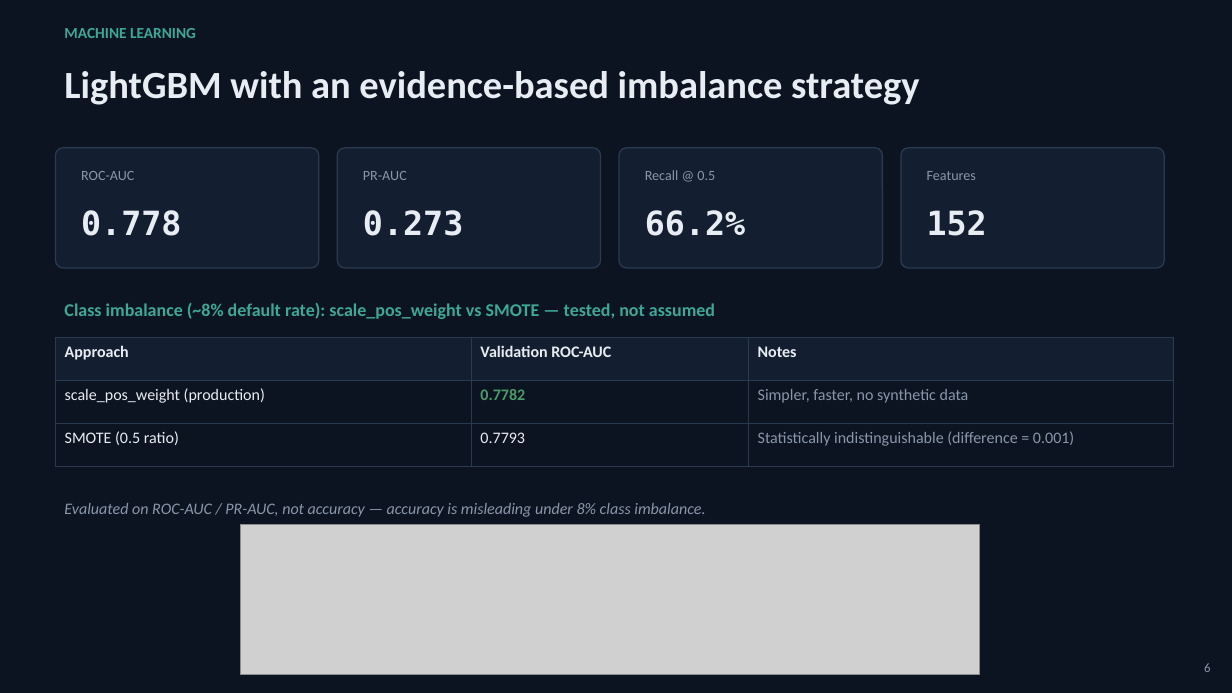
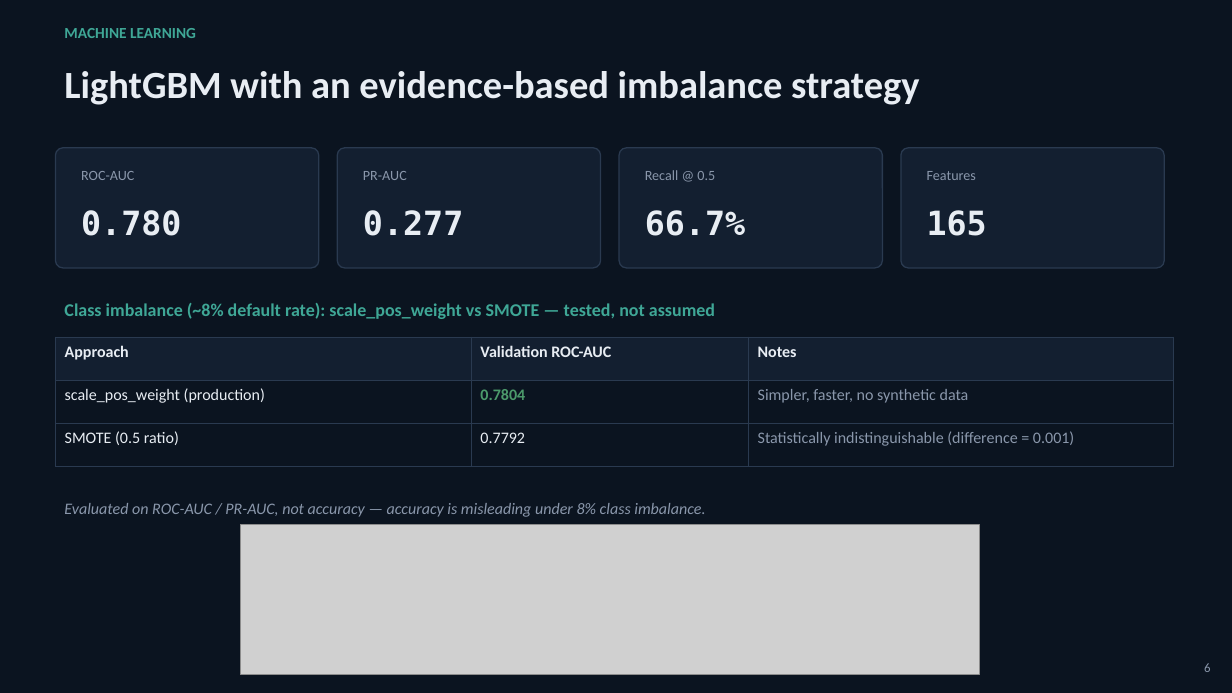
Before and after one commit to malavika-krishna24/credit-risk-platform, a slide deck: slide 6 of documents/Credit_Risk_Platform_Presentation.pptx. Drawn at 1232x693 pixels with LibreOffice and Linux fonts; fonts in the diff are those of the drawing; grey boxes stand for pictures. Boxes give left, top, right and bottom in pixels: in the first picture for what was removed or moved away, otherwise in the second. Text is boxed around its words. In the diff, an @@ line names an element or a change of style, - is before the commit and + after.

```diff
--- a/documents/Credit_Risk_Platform_Presentation.pptx
+++ b/documents/Credit_Risk_Platform_Presentation.pptx
@@ text at <box>81,210,181,236</box>: text changed @@
-0.778
+0.780
@@ text at <box>363,210,463,236</box>: text changed @@
-0.273
+0.277
@@ text at <box>645,210,745,236</box>: text changed @@
-66.2%
+66.7%
@@ text at <box>927,210,987,236</box>: text changed @@
-152
+165
@@ table at <box>55,337,1174,467</box> @@
-row 2, column 2: 0.7782
+row 2, column 2: 0.7804
-row 3, column 2: 0.7793
+row 3, column 2: 0.7792
```
Also in this commit, not shown: 3 other slides changed, 3 other files.
